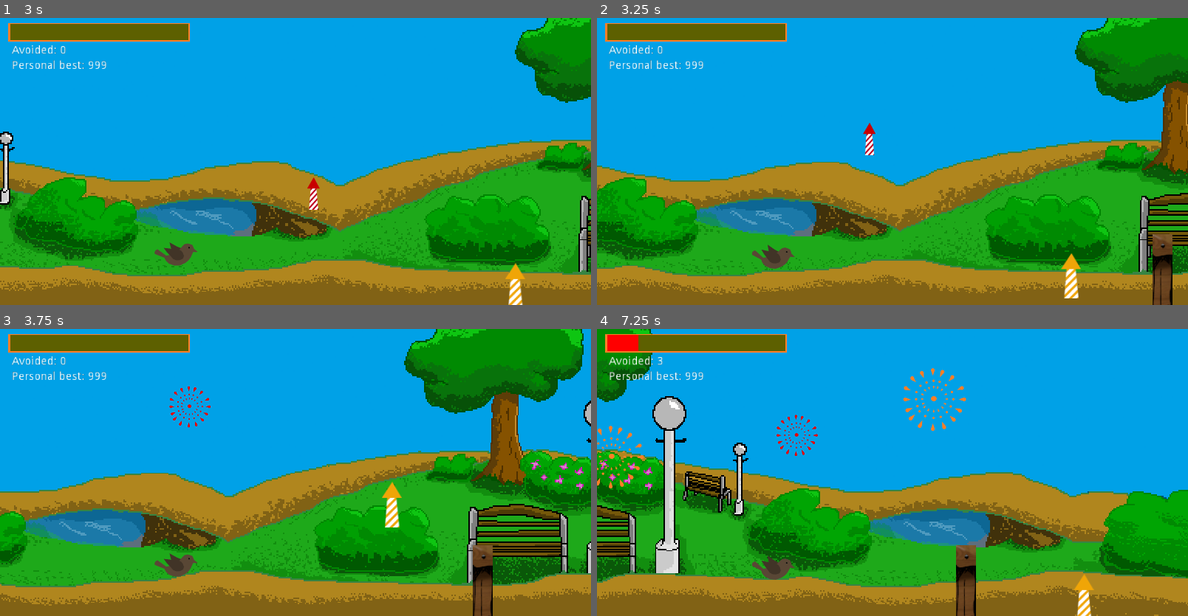
Above: before the commit, frames 1-4 (two rows, left to right).
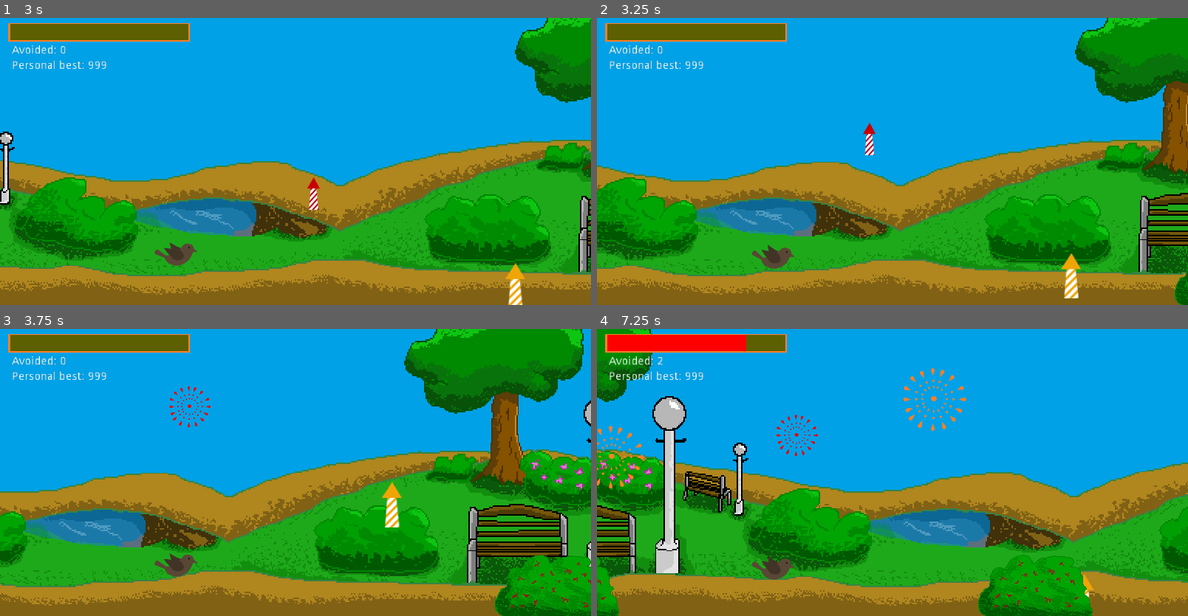
Above: after the commit, the same moments.

Repository: cuadrakev/Mint-Griffon-Game
Game: Godot game, scene res://scenes/Game.tscn
Two runs of this game, one before a commit and one after it. Both use one fixed random seed, a clock stepped at 60 frames per second and the inputs below.
Inputs (mouse positions are in pixels of both pictures, inside the frame that each line leads up to):
- Up to frame 1 (3 s): move the mouse to (425, 147) at 0.52 s; click (425, 147) at 0.67 s; move the mouse to (177, 175) at 1.27 s; click (177, 175) at 1.42 s; move the mouse to (354, 98) at 2.02 s; click (354, 98) at 2.17 s; move the mouse to (265, 218) at 2.77 s; click (265, 218) at 2.92 s
- Up to frame 2 (3.25 s): no input
- Up to frame 3 (3.75 s): move the mouse to (472, 515) at 3.52 s; click (472, 515) at 3.67 s
- Up to frame 4 (7.25 s): move the mouse to (715, 429) at 4.27 s; click (715, 429) at 4.42 s; move the mouse to (922, 472) at 5.02 s; click (922, 472) at 5.17 s; move the mouse to (803, 400) at 5.77 s; click (803, 400) at 5.92 s; move the mouse to (1022, 458) at 6.52 s; click (1022, 458) at 6.67 s

Frame 1 is identical in both runs. In frame 2, 1.0% of the frame differs, in the area x 94-100%, y 75-100%; in frame 3, 3.5%; in frame 4, 11%, in the area x 0-100%, y 2-100%.

Commit message:
fixed parallx bug, better bg and obsticles

Diff:
--- a/objects/Trashcan.tscn
+++ b/objects/BushObsticle.tscn
@@ -1,21 +1,20 @@
 [gd_scene load_steps=4 format=2]
 
-[ext_resource path="res://sprites/DistanceSign.png" type="Texture" id=1]
-[ext_resource path="res://objects/Trashcan.gd" type="Script" id=2]
+[ext_resource path="res://sprites/bush.png" type="Texture" id=1]
+[ext_resource path="res://scripts/Obsticle.gd" type="Script" id=2]
 
-[sub_resource type="CapsuleShape2D" id=1]
-radius = 13.2646
-height = 64.6173
+[sub_resource type="RectangleShape2D" id=1]
+extents = Vector2( 49.7948, 27.8109 )
 
 [node name="Trashcan" type="Area2D"]
 script = ExtResource( 2 )
 
 [node name="Sprite" type="Sprite" parent="."]
+position = Vector2( -4.238, 0 )
 texture = ExtResource( 1 )
-region_enabled = true
-region_rect = Rect2( 84, 71, 25, 89 )
 
 [node name="Collider" type="CollisionShape2D" parent="."]
+position = Vector2( 2.71832, 19.3726 )
 shape = SubResource( 1 )
 
 [connection signal="body_entered" from="." to="." method="onBodyEnter"]
--- a/scenes/Game.tscn
+++ b/scenes/Game.tscn
@@ -7,7 +7,9 @@
 [ext_resource path="res://objects/GameBackground.tscn" type="PackedScene" id=5]
 [ext_resource path="res://sprites/background/parkPixel1-2.png" type="Texture" id=6]
 [ext_resource path="res://objects/DistanceSign.tscn" type="PackedScene" id=7]
-[ext_resource path="res://objects/Trashcan.tscn" type="PackedScene" id=10]
+[ext_resource path="res://sprites/background/urban.png" type="Texture" id=8]
+[ext_resource path="res://sprites/background/seam2-1.png" type="Texture" id=9]
+[ext_resource path="res://objects/BushObsticle.tscn" type="PackedScene" id=10]
 [ext_resource path="res://scripts/Avoided.gd" type="Script" id=11]
 [ext_resource path="res://sprites/bar_outline.png" type="Texture" id=13]
 [ext_resource path="res://theme.tres" type="Theme" id=15]
@@ -60,13 +62,14 @@
 text = "Personal best: 999"
 
 [node name="BackgroundScroller" parent="." instance=ExtResource( 5 )]
-BackgroundTextures = [ ExtResource( 4 ), ExtResource( 4 ) ]
-BackgroundSeams = [ ExtResource( 6 ), ExtResource( 6 ) ]
+BackgroundTextures = [ ExtResource( 4 ), ExtResource( 8 ) ]
+BackgroundSeams = [ ExtResource( 6 ), ExtResource( 9 ) ]
+switchAfter = 4.0
 
 [node name="DistanceSign" parent="." instance=ExtResource( 7 )]
 position = Vector2( 14, 321 )
 scale = Vector2( 0.4, 0.4 )
-screenSpeed = 15.0
+screenSpeed = 20.0
 distanceMultiplyer = 10
 
 [node name="BirdPlayer" parent="." instance=ExtResource( 2 )]
--- a/scripts/BackgroundScroller.gd
+++ b/scripts/BackgroundScroller.gd
@@ -14,6 +14,7 @@
 onready var BgNode = $Background
 onready var SeamNode = $Seam
 onready var screenSize = get_viewport().size
+onready var bgPositionScale = 1.0 / $Background.motion_scale.x
 
 func _ready():
 	assert(BackgroundTextures.size() >= 2)
@@ -24,7 +25,7 @@
 	self.scale.y = 1.0 / texToScreen
 
 	textureWidth = BackgroundTextures[0].get_width()
-	switchAfter *= textureWidth
+	switchAfter = (switchAfter - 1) * textureWidth * self.bgPositionScale
 
 	BgNode.get_node("Sprite").texture = BackgroundTextures[0]
 	BgNode.motion_mirroring.x = textureWidth
@@ -35,9 +36,9 @@
 
 	if currentCycle == 0 and -self.scroll_offset.x > switchAfter:
 		SeamNode.get_node("Sprite").texture = BackgroundSeams[currentTexture]
-		SeamNode.motion_offset.x = switchAfter
+		SeamNode.motion_offset.x = switchAfter / self.bgPositionScale + textureWidth
 		SeamNode.visible = true
-		BgNode.motion_offset.x = switchAfter - textureWidth
+		BgNode.motion_offset.x = switchAfter / self.bgPositionScale
 		BgNode.motion_mirroring.x = 0
 		currentCycle = 1
 
@@ -45,12 +46,12 @@
 		if currentTexture == BackgroundTextures.size():
 			currentTexture = 0
 
-	if currentCycle == 1 and -self.scroll_offset.x > switchAfter + 2 * textureWidth:
+	if currentCycle == 1 and -self.scroll_offset.x > switchAfter + textureWidth * self.bgPositionScale:
 		BgNode.get_node("Sprite").texture = BackgroundTextures[currentTexture]
-		BgNode.motion_offset.x = switchAfter + textureWidth
+		BgNode.motion_offset.x = switchAfter / self.bgPositionScale + textureWidth * 2
 		currentCycle = 2
 
-	if currentCycle == 2 and -self.scroll_offset.x > switchAfter + 4 * textureWidth:
+	if currentCycle == 2 and -self.scroll_offset.x > switchAfter + textureWidth * 2 * self.bgPositionScale:
 		self.scroll_offset.x = 0
 		BgNode.motion_offset.x = 0
 		BgNode.motion_mirroring.x = textureWidth
Not shown: 1 places in scenes/Game.tscn that only renumber resources
Renamed: objects/Trashcan.gd -> scripts/Obsticle.gd
Binary file changed: sprites/background/parkPixel1-2.png
Binary file added: sprites/background/seam2-1.png
Not shown, added: sprites/background/seam2-1.png.import
Binary file added: sprites/background/urban.png
Not shown, added: sprites/background/urban.png.import
Binary file added: sprites/bush.png
Not shown, added: sprites/bush.png.import
